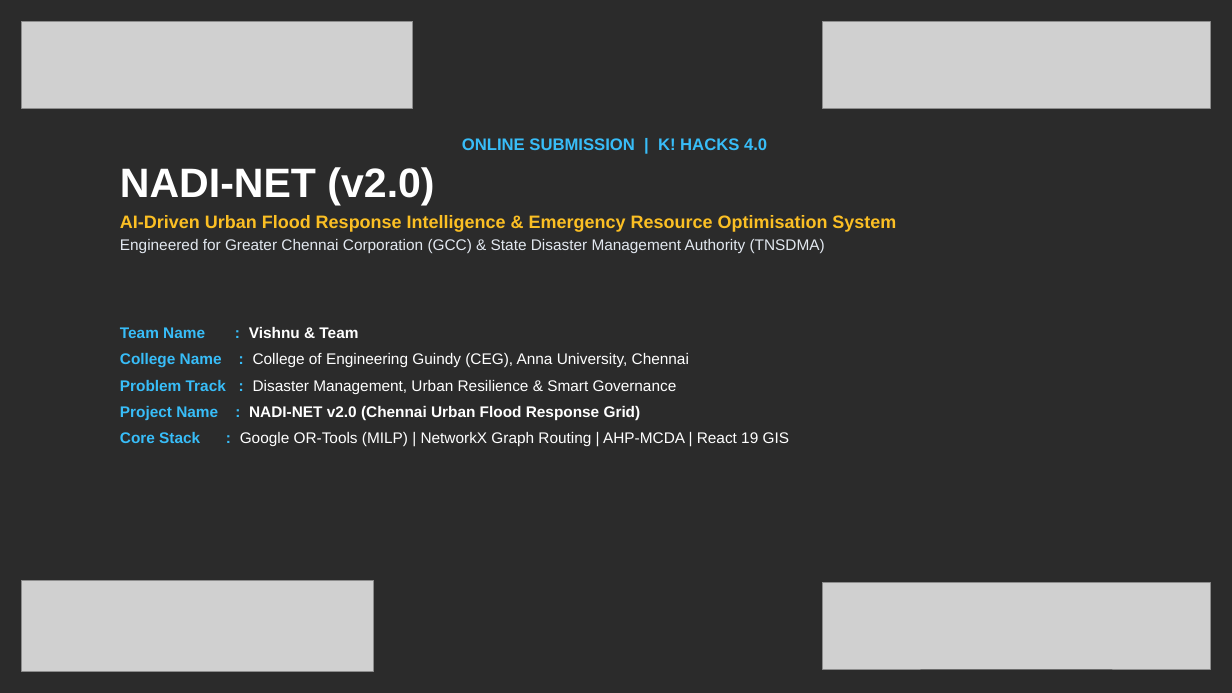
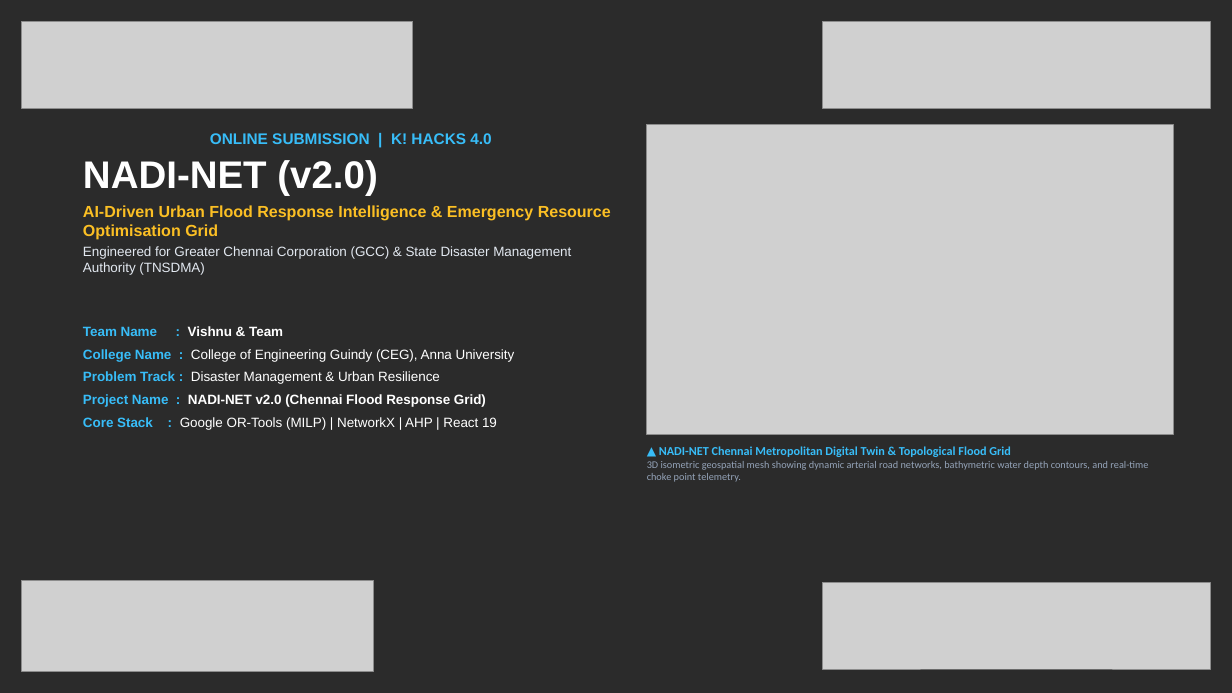
Before and after one commit to Vishnu-3727/nadi-net, a slide deck: slide 1 of NADI_NET_K_HACKS_Presentation.pptx. Drawn at 1232x693 pixels with LibreOffice and Linux fonts; fonts in the diff are those of the drawing; grey boxes stand for pictures; background and template pictures are left out; a plain dark background stands for a picture behind light text. Boxes give left, top, right and bottom in pixels: in the first picture for what was removed or moved away, otherwise in the second. Text is boxed around its words. In the diff, an @@ line names an element or a change of style, - is before the commit and + after.

Commit message:
feat(presentation): enrich deck with AI-generated disaster realism, 3D digital twin, and tactical response imagery

```diff
--- a/NADI_NET_K_HACKS_Presentation.pptx
+++ b/NADI_NET_K_HACKS_Presentation.pptx
@@ text "ONLINE SUBMISSION | K! HACKS ...": place and size @@
-text "ONLINE SUBMISSION | K! HACKS ..." at [120, 138, 896, 253]
+text "ONLINE SUBMISSION | K! HACKS ..." at [83, 133, 611, 275]
@@ text at [83, 133, 571, 275]: size 13 to 12 pt in "ONLINE SUBMISSION | K! HACKS 4.0"; size 32 to 30 pt in "NADI-NET (v2.0)"; size 12 to 10.5 pt in "Engineered for Greater Chennai Corporation (GCC) & ..." @@
@@ picture added at [647, 125, 1174, 434] @@
@@ text at [83, 205, 611, 240]: text changed; size 14 to 12.5 pt @@
-AI-Driven Urban Flood Response Intelligence & Emergency Resource Optimisation System
+AI-Driven Urban Flood Response Intelligence & Emergency Resource Optimisation Grid
@@ text "Team Name : Vishnu & ...": place and size @@
-text "Team Name : Vishnu & ..." at [120, 327, 789, 446]
+text "Team Name : Vishnu & ..." at [83, 326, 515, 430]
@@ text at [83, 326, 283, 336]: size 12 to 10.5 pt in "Team Name : Vishnu & Team"; less space between paragraphs @@
@@ text at [83, 349, 515, 430]: text changed; size 12 to 10.5 pt @@
-College Name : College of Engineering Guindy (CEG), Anna University, Chennai
-Problem Track : Disaster Management, Urban Resilience & Smart Governance
-Project Name : NADI-NET v2.0 (Chennai Urban Flood Response Grid)
-Core Stack : Google OR-Tools (MILP) | NetworkX Graph Routing | AHP-MCDA | React 19 GIS
+College Name : College of Engineering Guindy (CEG), Anna University
+Problem Track : Disaster Management & Urban Resilience
+Project Name : NADI-NET v2.0 (Chennai Flood Response Grid)
+Core Stack : Google OR-Tools (MILP) | NetworkX | AHP | React 19
@@ text added at [647, 446, 1148, 482], 8 pt, text #94A3B8 @@
+▲ NADI-NET Chennai Metropolitan Digital Twin & Topological Flood Grid
+3D isometric geospatial mesh showing dynamic arterial road networks, bathymetric water depth contours, and real-time choke point telemetry.
```
Also in this commit, not shown: 2 other slides changed, 3 other files.
